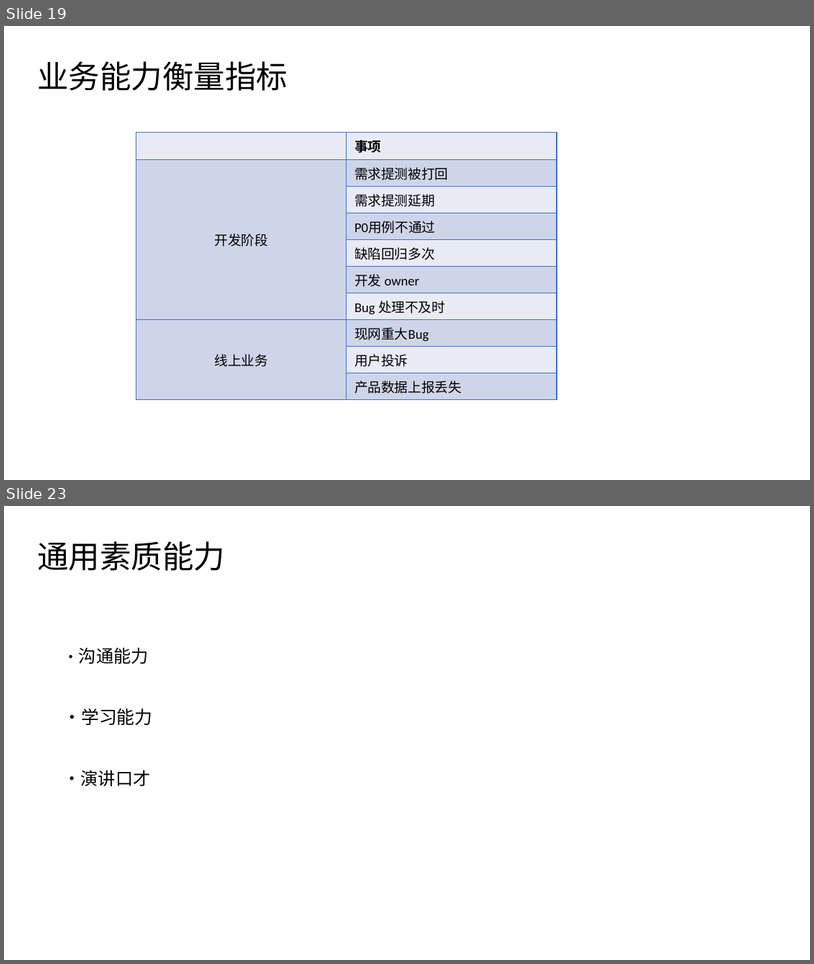
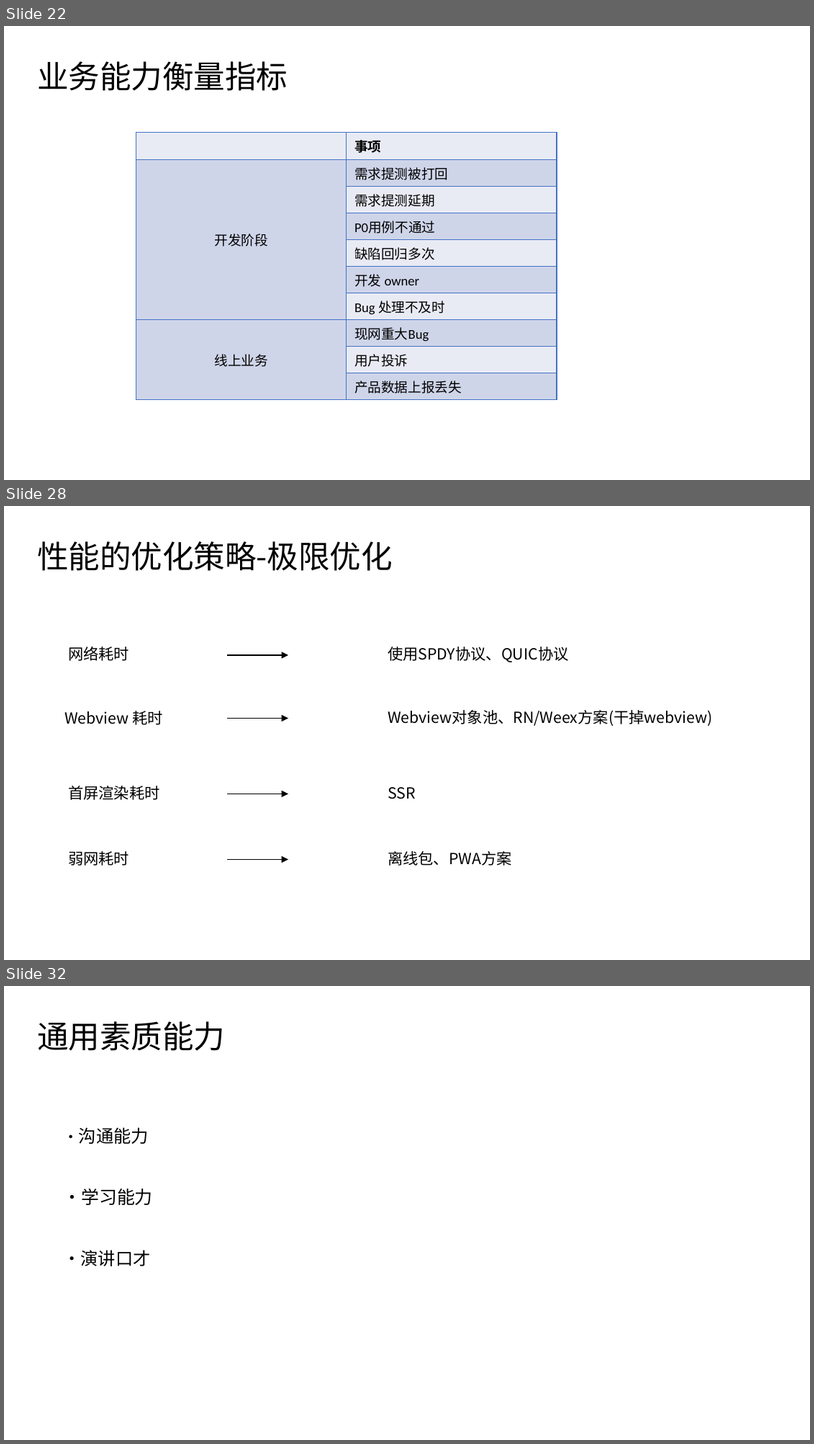
Before and after one commit to cpselvis/sharing, a slide deck: ppt/腾讯课堂Next公开课2019-3-7/《学习前端如何打造核心竞争力》 .pptx. Shown one above the other, each under a label of ours: slides 19 and 23 before the commit, slides 22, 28 and 32 after it; the slides between them are not shown. The pictures are 814x964 and 814x1444 pixels, drawn with LibreOffice and Linux fonts; fonts in the diff are those of the drawing; background and template pictures are left out. Boxes give left, top, right and bottom in pixels: in the first picture for what was removed or moved away, otherwise in the second. Text is boxed around its words. In the diff, an @@ line names an element or a change of style, - is before the commit and + after.

```diff
--- a/ppt/腾讯课堂Next公开课2019-3-7/《学习前端如何打造核心竞争力》 .pptx
+++ b/ppt/腾讯课堂Next公开课2019-3-7/《学习前端如何打造核心竞争力》 .pptx
@@ slide 28 added at bbox=[4, 506, 810, 960], background #FFFFFF @@
@@ text added at bbox=[37, 541, 393, 571], 28 pt, text #000000 @@
+性能的优化策略-极限优化
@@ text added at bbox=[68, 646, 129, 661], 13.7 pt, text #000000 @@
+网络耗时
@@ arrow added from (227, 655) to (288, 655), #000000 1 pt @@
@@ text added at bbox=[388, 646, 569, 662], 13.7 pt, text #000000 @@
+使用SPDY协议、QUIC协议
@@ text added at bbox=[64, 710, 163, 725], 13.7 pt, text #000000 @@
+Webview 耗时
@@ arrow added from (227, 718) to (288, 718), #000000 1 pt @@
@@ text added at bbox=[388, 710, 713, 726], 13.7 pt, text #000000 @@
+Webview对象池、RN/Weex方案(干掉webview)
@@ text added at bbox=[68, 785, 160, 800], 13.7 pt, text #000000 @@
+首屏渲染耗时
@@ arrow added from (227, 794) to (288, 794), #000000 1 pt @@
@@ text added at bbox=[388, 787, 416, 799], 13.7 pt, text #000000 @@
+SSR
@@ text added at bbox=[68, 851, 129, 865], 13.7 pt, text #000000 @@
+弱网耗时
@@ text added at bbox=[388, 851, 512, 865], 13.7 pt, text #000000 @@
+离线包、PWA方案
@@ arrow added from (227, 860) to (288, 860), #000000 1 pt @@
@@ what was slide 19 is now slide 22 @@
@@ what was slide 23 is now slide 32 @@
```
Also in this commit, not shown: 2 slides changed, 9 other slides added, 1 slide removed, 1 other file.
